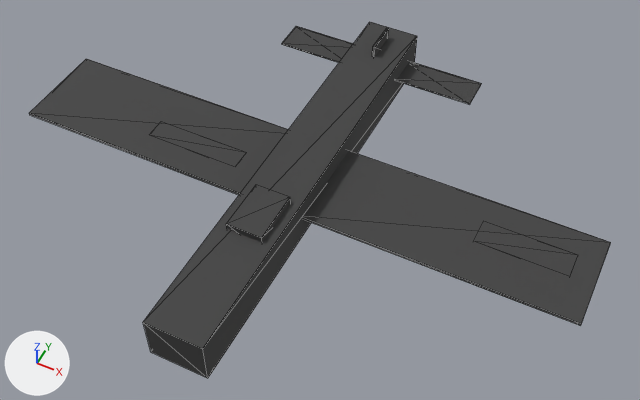
Renders of the glTF model game/assets/units/ju87_Destroyed.glb from each side of a commit.
Both versions are drawn from a 50 mm camera at (6.97, -12.9, 17.46) aimed at (0.47, 0.09, 1.22). Arrows for +X, +Y and +Z are at lower left; the lights stay in place. The first picture is the older version. Mesh edges are drawn as thin lines. Where no turn or scale is listed for an object, it has been applied to the vertices. Vertices at exactly the same position are counted once.

The scene before the commit, as lines of its bpy script (objects in view):
```python
ob_cockpit = bpy.data.objects.new('Cockpit', me_cockpit)
ob_cockpit.location = (0.0, -1.98, 2.48)
ob_elevator_l = bpy.data.objects.new('Elevator_L', me_elevator_l)
ob_elevator_l.location = (-1.66, 4.62, 2.0)
ob_elevator_r = bpy.data.objects.new('Elevator_R', me_elevator_r)
ob_elevator_r.location = (1.66, 4.62, 2.0)
ob_flap_l = bpy.data.objects.new('Flap_L', me_flap_l)
ob_flap_l.location = (-2.76, -0.22, 2.0)
ob_fuselage = bpy.data.objects.new('Fuselage', me_fuselage)
ob_fuselage.parent = ob_root
ob_fuselage.location = (0.0, 0.0, 0.0)
ob_rudder = bpy.data.objects.new('Rudder', me_rudder)
ob_rudder.parent = ob_fuselage
ob_rudder.location = (0.0, 4.62, 0.48)
ob_wing_l = bpy.data.objects.new('Wing_L', me_wing_l)
ob_wing_l.location = (-3.86, 0.0, 2.0)
ob_wing_r = bpy.data.objects.new('Wing_R', me_wing_r)
ob_wing_r.location = (3.86, 0.0, 2.0)
```
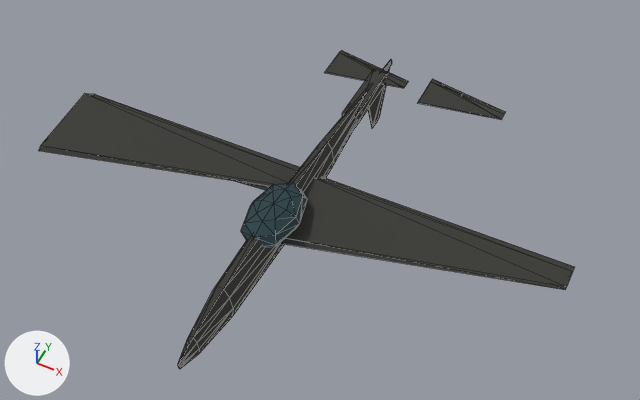
ob_root is not drawn itself; it is the parent of ob_fuselage.

Where the change shows, as pixel boxes (x1, y1, x2, y2) in the pictures (640 x 400 px):
'Wing_R', recoloured, surface changed, reshaped, moved (35% shorter): before (303, 151, 611, 326); after (280, 177, 574, 290)
'Fuselage', recoloured, surface changed, reshaped, moved (22% narrower, 13% shorter): before (143, 22, 417, 378); after (178, 60, 392, 369)
'Wing_L', recoloured, surface changed, reshaped, moved (31% shorter): before (29, 59, 288, 195); after (39, 94, 300, 187)
'Cockpit', recoloured, surface changed, reshaped, moved: before (226, 184, 291, 242); after (241, 182, 307, 247)
'Elevator_R', recoloured, surface changed, reshaped, moved: before (397, 61, 482, 104); after (418, 79, 505, 120)
'Elevator_L', recoloured, surface changed, reshaped, moved: before (282, 26, 353, 63); after (325, 51, 408, 88)
'TailBoom', now drawn: after (342, 69, 387, 127)
'Rudder', recoloured, surface changed, reshaped, moved, turned: before (372, 28, 389, 57); after (368, 64, 390, 128)
'Flap_L', recoloured, surface changed: (236, 181, 270, 190) in both

The change, as a list of edits to the scene's bpy script:
```text
Change mat_burned:
    mat_burned.base_color: (0.05, 0.05, 0.05) -> (0.04, 0.04, 0.035)  # dark grey #3f3f3f -> dark grey #383835
    mat_burned.roughness: 0.8 -> 0.95
Change me_fuselage:
    used by ob_fuselage; parent = ob_root; location = (0.0, 0.0, 0.0)
    remove me_fuselage.from_pydata(...)  # 8 vertices, 12 faces; spans x -0.7..0.7, y -5.5..5.5, z -0.56..0.56
    add me_fuselage.from_pydata(...)  # 70 vertices, 136 faces; spans x -0.31..0.31, y -5.5..5.5, z -0.69..0.69
    me_fuselage part 1: the whole mesh is rebuilt
Change me_cockpit:
    remove me_cockpit.from_pydata(...)  # 8 vertices, 12 faces; spans x -0.44..0.44, y -0.66..0.66, z -0.24..0.24
    remove me_cockpit.materials.append(mat_burned)  # dark grey #3f3f3f
    add me_cockpit.from_pydata(...)  # 42 vertices, 80 faces; spans x -0.64..0.64, y -1.1..1.1, z -0.4..0.4
    me_cockpit part 2: 8 vertices removed from x -0.44..0.44, y -0.66..0.66, z -0.24..0.24; 42 vertices added at x -0.64..0.64, y -1.1..1.1, z -0.4..0.4, forming an icosphere of 80 faces
    add me_cockpit.materials.append(mat_track)  # dark cyan #273f45
Change me_elevator_l:
    remove me_elevator_l.from_pydata(...)  # 8 vertices, 12 faces; spans x -1.1..1.1, y -0.44..0.44, z -0.02..0.02
    add me_elevator_l.from_pydata(...)  # 8 vertices, 12 faces; spans x 0.0..2.21, y -0.55..0.55, z 0.0..0.05
    me_elevator_l part 3: 8 vertices removed from x -1.1..1.1, y -0.44..0.44, z -0.02..0.02; 8 vertices added at x 0.0..2.21, y -0.55..0.55, z 0.0..0.05
Change me_elevator_r:
    remove me_elevator_r.from_pydata(...)  # 8 vertices, 12 faces; spans x -1.1..1.1, y -0.44..0.44, z -0.02..0.02
    add me_elevator_r.from_pydata(...)  # 8 vertices, 12 faces; spans x 0.0..2.21, y -0.55..0.55, z 0.0..0.05
    me_elevator_r part 4: 8 vertices removed from x -1.1..1.1, y -0.44..0.44, z -0.02..0.02; 8 vertices added at x 0.0..2.21, y -0.55..0.55, z 0.0..0.05
Change me_rudder:
    used by ob_rudder; parent = ob_fuselage; location = (0.0, 4.62, 0.48)
    remove me_rudder.from_pydata(...)  # 8 vertices, 12 faces; spans x -0.03..0.03, y -0.44..0.44, z -0.4..0.4
    add me_rudder.from_pydata(...)  # 8 vertices, 12 faces; spans x 0.0..1.68, y -0.88..0.88, z 0.0..0.05
    me_rudder part 5: the whole mesh is rebuilt
Change me_wing_l:
    remove me_wing_l.from_pydata(...)  # 8 vertices, 12 faces; spans x -3.31..3.31, y -1.21..1.21, z -0.04..0.04
    add me_wing_l.from_pydata(...)  # 8 vertices, 12 faces; spans x 0.0..6.62, y -1.21..1.24, z 0.0..0.32
    me_wing_l part 6: 8 vertices removed from x -3.31..3.31, y -1.21..1.21, z -0.04..0.04; 8 vertices added at x 0.0..6.62, y -1.21..1.24, z 0.0..0.32
Change me_wing_r:
    remove me_wing_r.from_pydata(...)  # 8 vertices, 12 faces; spans x -3.31..3.31, y -1.21..1.21, z -0.04..0.04
    add me_wing_r.from_pydata(...)  # 8 vertices, 12 faces; spans x 0.0..6.62, y -1.21..1.24, z 0.0..0.32
    me_wing_r part 7: 8 vertices removed from x -3.31..3.31, y -1.21..1.21, z -0.04..0.04; 8 vertices added at x 0.0..6.62, y -1.21..1.24, z 0.0..0.32
Change ob_root:
    ob_root.location: (0.0, 0.0, 2.0) -> (0.0, 0.0, 1.4)
Change ob_cockpit:
    ob_cockpit.location: (0.0, -1.98, 2.48) -> (0.0, -1.32, 1.88)
Change ob_elevator_l:
    ob_elevator_l.location: (-1.66, 4.62, 2.0) -> (-1.38, 4.62, 1.56)
Change ob_elevator_r:
    ob_elevator_r.location: (1.66, 4.62, 2.0) -> (1.38, 4.62, 1.56)
Change ob_rudder:
    ob_rudder.location: (0.0, 4.62, 0.48) -> (0.0, 4.62, 0.08)
    ob_rudder.rotation_euler: (0.0, 0.0, 0.0) -> (0.0, 1.571, 0.0)  # degrees (0, 0, 0) -> degrees (0, 90, 0)
Change ob_wing_l:
    ob_wing_l.location: (-3.86, 0.0, 2.0) -> (-6.62, -0.55, 1.4)
Change ob_wing_r:
    ob_wing_r.location: (3.86, 0.0, 2.0) -> (0.0, -0.55, 1.4)
```
